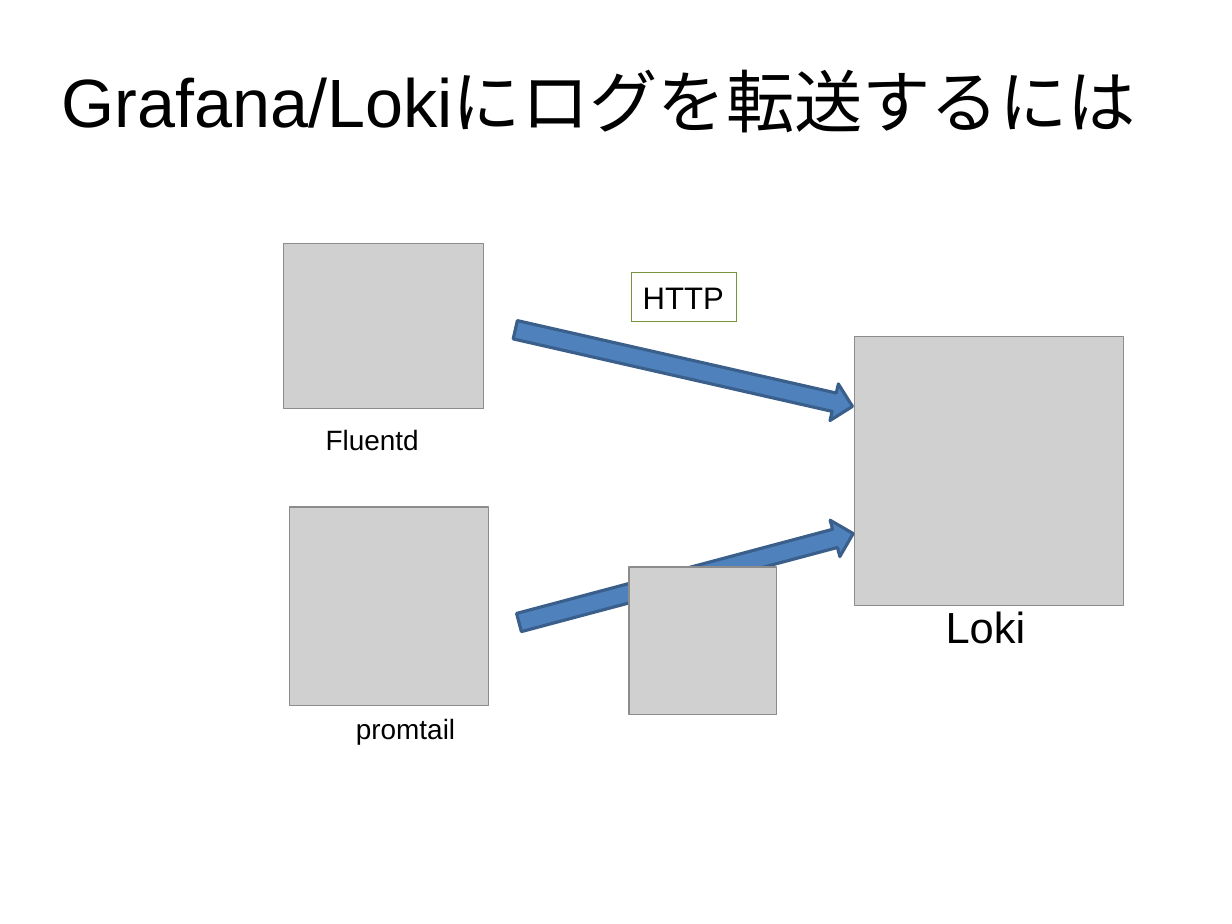
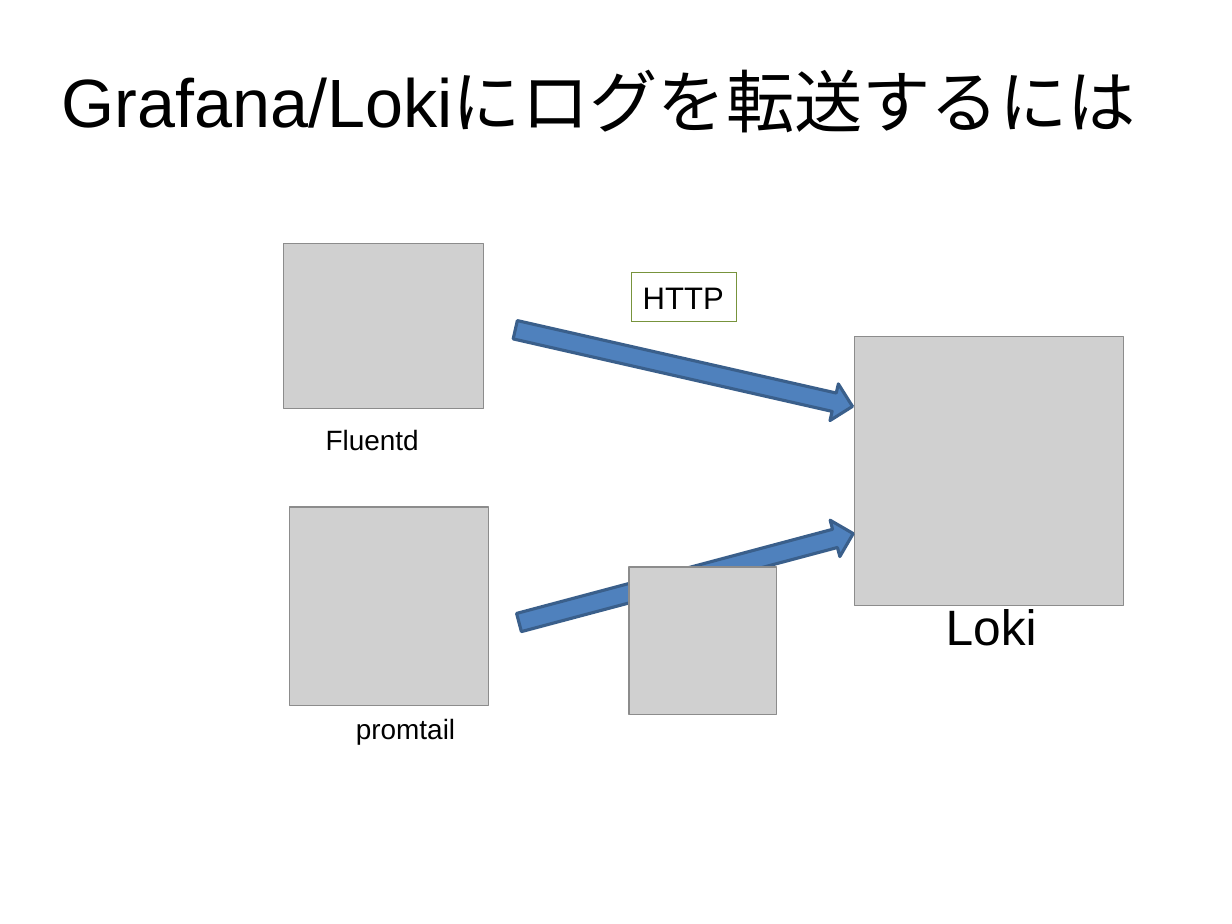
Before and after one commit to cosmo0920/prometheus_meetup_slide_20200115, a slide deck: slide 7 of Prometheus_meetup_slide.pptx. Drawn at 1232x924 pixels with LibreOffice and Linux fonts; fonts in the diff are those of the drawing; grey boxes stand for pictures; background and template pictures are left out. Boxes give left, top, right and bottom in pixels: in the first picture for what was removed or moved away, otherwise in the second. Text is boxed around its words. In the diff, an @@ line names an element or a change of style, - is before the commit and + after.

```diff
--- a/Prometheus_meetup_slide.pptx
+++ b/Prometheus_meetup_slide.pptx
@@ subtitle "Loki" at (946,605,1037,646): size 28 to 32 pt @@
```
Also in this commit, not shown: 3 other slides changed.
